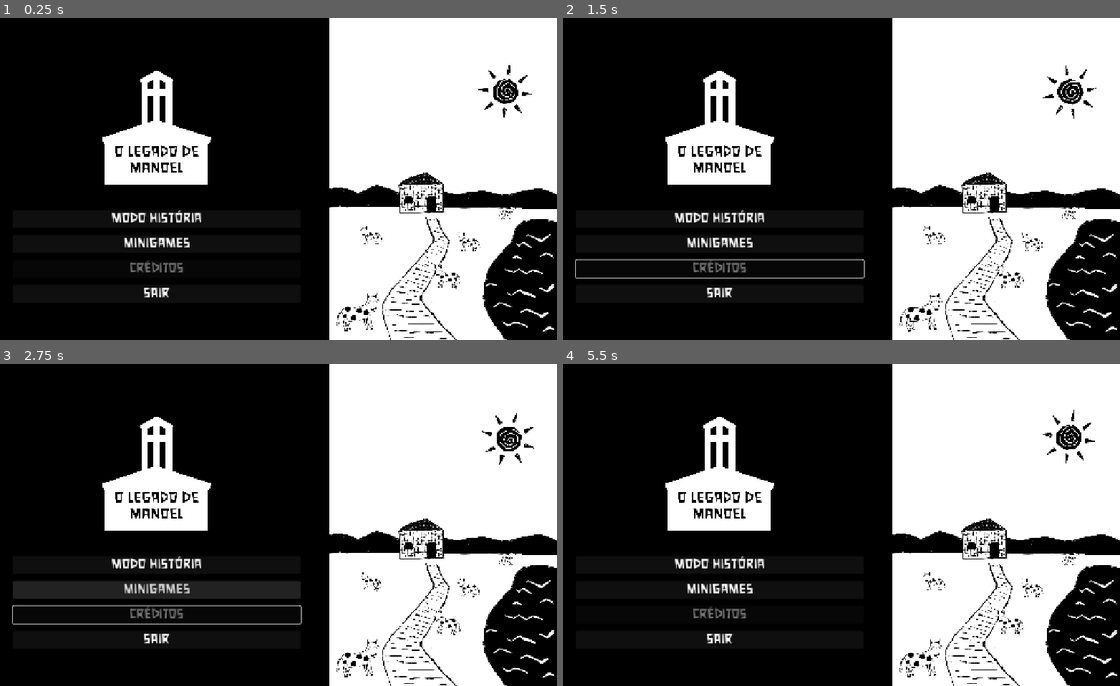
Above: before the commit, frames 1-4 (two rows, left to right).
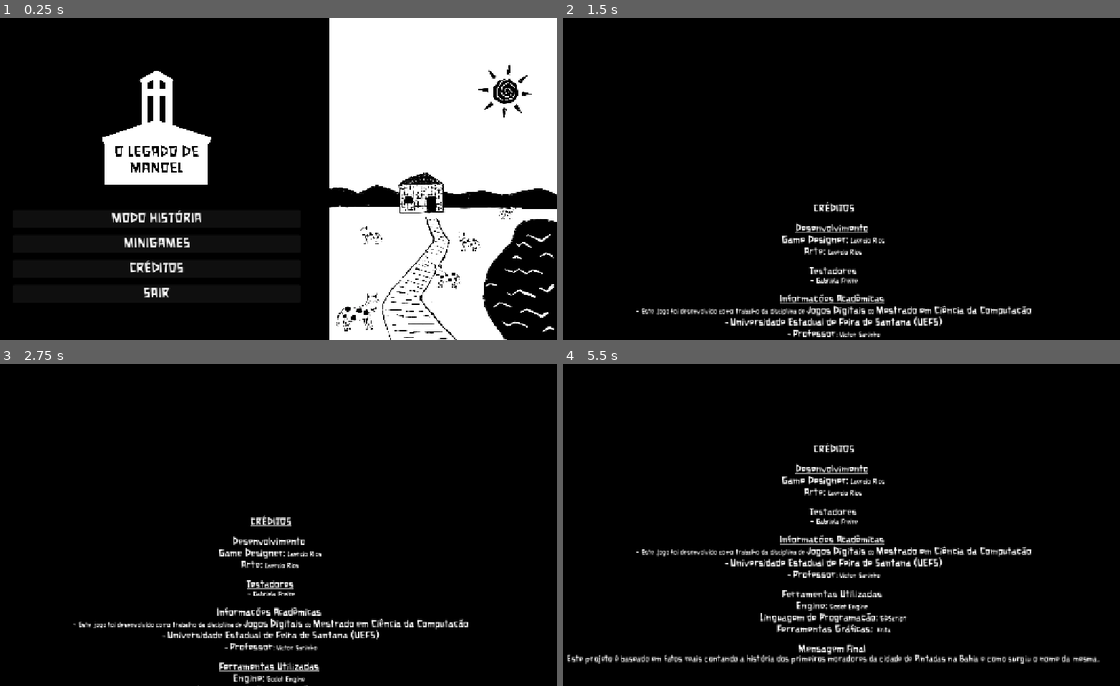
Above: after the commit, the same moments.

Repository: LaercioSR/the-legacy-of-manoel
Game: Godot game, scene res://scenes/ui/menus/main.tscn
Two runs of this game, one before a commit and one after it. Both use one fixed random seed, a clock stepped at 60 frames per second and the inputs below.
Inputs (mouse positions are in pixels of both pictures, inside the frame that each line leads up to):
- Up to frame 1 (0.25 s): no input
- Up to frame 2 (1.5 s): click (718, 269) at 0.5 s, where only the run after the commit has a clickable "CRÉDITOS"; tap Enter (ui_accept) at 1.25 s; move the mouse to (958, 162) at 1.27 s; hold Right (ui_right) from 1.28 s (still down); click (958, 162) at 1.42 s
- Up to frame 3 (2.75 s): tap Enter (ui_accept) at 1.52 s; release Right (ui_right) at 2 s; drag from (155, 541) to (239, 589) at 2.02 s
- Up to frame 4 (5.5 s): move the mouse to (891, 454) at 2.77 s; hold Right (ui_right) 2.78-3.5 s; drag from (802, 589) to (663, 476) at 3.52 s; move the mouse to (1003, 573) at 4.27 s; hold Left (ui_left) 4.28-5 s; tap Enter (ui_accept) at 4.52 s; click (585, 402) at 5.02 s

The runs differ from the first frame. In frame 1, 0.2% of the frame differs, in the area x 23-34%, y 75-80%; in frame 2, 42%; in frame 3, 44%, in the area x 2-100%, y 0-100%; in frame 4, 44%.

Commit message:
feat: add credits screen

Diff:
--- /dev/null
+++ b/scenes/ui/credits/credits.tscn
@@ -0,0 +1,142 @@
+[gd_scene load_steps=7 format=3 uid="uid://cedogm4d4g8g6"]
+
+[ext_resource type="Script" uid="uid://2s4j8pb08b1m" path="res://scripts/ui/credits.gd" id="1_20nbd"]
+[ext_resource type="FontFile" uid="uid://cebmf2t670e83" path="res://assets/fonts/xilosa.ttf" id="2_842xf"]
+[ext_resource type="Texture2D" uid="uid://u2u7ru6sj5wb" path="res://assets/textures/godot-logo.webp" id="3_4eyuy"]
+[ext_resource type="Texture2D" uid="uid://dqylchbfkw3xx" path="res://assets/textures/uefs-logo.webp" id="3_842xf"]
+[ext_resource type="Texture2D" uid="uid://cf14g8ikaonyn" path="res://assets/textures/lr-logo.webp" id="5_3txeh"]
+
+[sub_resource type="StyleBoxFlat" id="StyleBoxFlat_s6w7n"]
+bg_color = Color(0, 0, 0, 1)
+
+[node name="CreditsScreen" type="ScrollContainer" node_paths=PackedStringArray("textNode")]
+anchors_preset = 15
+anchor_right = 1.0
+anchor_bottom = 1.0
+grow_horizontal = 2
+grow_vertical = 2
+theme_override_styles/panel = SubResource("StyleBoxFlat_s6w7n")
+horizontal_scroll_mode = 0
+vertical_scroll_mode = 3
+script = ExtResource("1_20nbd")
+textNode = NodePath("Margin/VBoxContainer")
+credits_time = 45.0
+
+[node name="Margin" type="MarginContainer" parent="."]
+layout_mode = 2
+size_flags_horizontal = 3
+size_flags_vertical = 3
+
+[node name="VBoxContainer" type="VBoxContainer" parent="Margin"]
+layout_mode = 2
+theme_override_constants/separation = 64
+alignment = 1
+
+[node name="RichTextLabel" type="RichTextLabel" parent="Margin/VBoxContainer"]
+layout_mode = 2
+theme_override_fonts/normal_font = ExtResource("2_842xf")
+theme_override_fonts/italics_font = ExtResource("2_842xf")
+theme_override_fonts/bold_italics_font = ExtResource("2_842xf")
+theme_override_fonts/bold_font = ExtResource("2_842xf")
+theme_override_font_sizes/italics_font_size = 20
+theme_override_font_sizes/normal_font_size = 16
+theme_override_font_sizes/bold_font_size = 24
+bbcode_enabled = true
+text = "[center]
+[b][u]CRÉDITOS[/u][/b]
+
+[b][u]Desenvolvimento[/u][/b]
+[b]Game Designer:[/b] Laercio Rios
+[b]Arte:[/b] Laercio Rios
+
+[b][u]Testadores[/u][/b]
+- Gabriela Freire
+
+[b][u]Informações Acadêmicas[/u][/b]
+- Este jogo foi desenvolvido como trabalho da disciplina de [b]Jogos Digitais[/b] do [b]Mestrado em Ciência da Computação[/b]
+- [b]Universidade Estadual de Feira de Santana (UEFS)[/b]
+- [b]Professor[/b]: Victor Sarinho
+
+[b][u]Ferramentas Utilizadas[/u][/b]
+[b]Engine:[/b] Godot Engine
+[b]Linguagem de Programação:[/b] GDScript
+[b]Ferramentas Gráficas:[/b]  Krita
+
+[b][u]Mensagem Final[/u][/b]
+[i]Este projeto é baseado em fatos reais contando a história dos primeiros moradores da cidade de Pintadas na Bahia e como surgiu o nome da mesma.[/i]
+
+[/center]"
+fit_content = true
+
+[node name="Godot" type="VBoxContainer" parent="Margin/VBoxContainer"]
+custom_minimum_size = Vector2(0, 500)
+layout_mode = 2
+alignment = 1
+
+[node name="Label" type="Label" parent="Margin/VBoxContainer/Godot"]
+layout_mode = 2
+theme_override_fonts/font = ExtResource("2_842xf")
+theme_override_font_sizes/font_size = 64
+text = "DESENVOLVIDO NO:"
+horizontal_alignment = 1
+
+[node name="TextureRect" type="TextureRect" parent="Margin/VBoxContainer/Godot"]
+custom_minimum_size = Vector2(250, 250)
+layout_mode = 2
+texture = ExtResource("3_4eyuy")
+expand_mode = 1
+stretch_mode = 5
+
+[node name="Label2" type="Label" parent="Margin/VBoxContainer/Godot"]
+layout_mode = 2
+theme_override_fonts/font = ExtResource("2_842xf")
+theme_override_font_sizes/font_size = 96
+text = "GODOT ENGINE"
+horizontal_alignment = 1
+
+[node name="UEFS" type="VBoxContainer" parent="Margin/VBoxContainer"]
+custom_minimum_size = Vector2(500, 0)
+layout_mode = 2
+alignment = 1
+
+[node name="TextureRect" type="TextureRect" parent="Margin/VBoxContainer/UEFS"]
+custom_minimum_size = Vector2(360, 360)
+layout_mode = 2
+texture = ExtResource("3_842xf")
+expand_mode = 1
+stretch_mode = 5
+
+[node name="Label2" type="Label" parent="Margin/VBoxContainer/UEFS"]
+layout_mode = 2
+theme_override_fonts/font = ExtResource("2_842xf")
+theme_override_font_sizes/font_size = 96
+text = "UEFS"
+horizontal_alignment = 1
+
+[node name="LR" type="VBoxContainer" parent="Margin/VBoxContainer"]
+custom_minimum_size = Vector2(500, 0)
+layout_mode = 2
+alignment = 1
+
+[node name="TextureRect2" type="TextureRect" parent="Margin/VBoxContainer/LR"]
+custom_minimum_size = Vector2(360, 360)
+layout_mode = 2
+texture = ExtResource("5_3txeh")
+expand_mode = 1
+stretch_mode = 5
+
+[node name="Label2" type="Label" parent="Margin/VBoxContainer/LR"]
+layout_mode = 2
+theme_override_fonts/font = ExtResource("2_842xf")
+theme_override_font_sizes/font_size = 96
+text = "Laercio Rios"
+horizontal_alignment = 1
+
+[node name="Label" type="Label" parent="Margin/VBoxContainer"]
+custom_minimum_size = Vector2(0, 720)
+layout_mode = 2
+theme_override_fonts/font = ExtResource("2_842xf")
+theme_override_font_sizes/font_size = 96
+text = "Muito obrigado por jogar!"
+horizontal_alignment = 1
+vertical_alignment = 1
--- a/scenes/ui/menus/main.tscn
+++ b/scenes/ui/menus/main.tscn
@@ -152,7 +152,6 @@
 
 [node name="btnCredits" parent="HBoxContainer/LeftSide/MarginContainer/VBoxContainer2/VBoxContainer" instance=ExtResource("2_l47go")]
 layout_mode = 2
-disabled = true
 text = "CRÉDITOS"
 script = SubResource("GDScript_fvwao")
 
@@ -244,4 +243,5 @@
 
 [connection signal="pressed" from="HBoxContainer/LeftSide/MarginContainer/VBoxContainer2/VBoxContainer/btnPlay" to="." method="_on_btn_play_pressed"]
 [connection signal="pressed" from="HBoxContainer/LeftSide/MarginContainer/VBoxContainer2/VBoxContainer/btnMinigames" to="." method="_on_btn_minigames_pressed"]
+[connection signal="pressed" from="HBoxContainer/LeftSide/MarginContainer/VBoxContainer2/VBoxContainer/btnCredits" to="." method="_on_btn_credits_pressed"]
 [connection signal="pressed" from="HBoxContainer/LeftSide/MarginContainer/VBoxContainer2/VBoxContainer/btnExit" to="." method="_on_btn_exit_pressed"]
--- a/scripts/game/main.gd
+++ b/scripts/game/main.gd
@@ -8,3 +8,7 @@
 
 func _on_btn_minigames_pressed() -> void:
 	get_tree().change_scene_to_file("res://scenes/ui/menus/minigames.tscn")
+
+
+func _on_btn_credits_pressed() -> void:
+	get_tree().change_scene_to_file("res://scenes/ui/credits/credits.tscn")
--- a/scripts/game/scene_6.gd
+++ b/scripts/game/scene_6.gd
@@ -50,7 +50,7 @@
 	bgTexture = hud.get_node("TextureRect")
 
 func _on_dialog_finished() -> void:
-	get_tree().change_scene_to_file("res://scenes/ui/menus/main.tscn")
+	get_tree().change_scene_to_file("res://scenes/ui/credits/credits.tscn")
 
 func _on_timer_timeout() -> void:
 	time += 1
--- /dev/null
+++ b/scripts/ui/credits.gd
@@ -0,0 +1,32 @@
+extends ScrollContainer
+
+@export var textNode: Control
+@export_range(1,10000,0.1) var credits_time: float = 1
+@export_range(0,10000,0.1) var margin_increment: float = 0
+
+@onready var margin: MarginContainer = $Margin
+
+func _ready() -> void:
+	var tween = create_tween()
+
+	await get_tree().create_timer(0.01).timeout
+
+	var text_box_size = textNode.size.y
+
+	var window_size = DisplayServer.window_get_size().y
+	margin.add_theme_constant_override("margin_top", window_size + margin_increment)
+
+	var scroll_amount : int = ceil(text_box_size * 3/4 + window_size + margin_increment)
+
+	tween.tween_property(
+		self,
+		"scroll_vertical",
+		scroll_amount,
+		credits_time
+	)
+	tween.finished.connect(_credits_completed)
+	tween.play()
+
+func _credits_completed() -> void:
+	await get_tree().create_timer(2.5).timeout
+	get_tree().change_scene_to_file("res://scenes/ui/menus/main.tscn")
Not shown, added: assets/fonts/xilosa.ttf.import
Not shown, added: assets/textures/anastacia_faceset.webp.import
Not shown, added: assets/textures/arrow-hover.webp.import
Not shown, added: assets/textures/arrow.webp.import
Not shown, added: assets/textures/bucket-bg.webp.import
Not shown, added: assets/textures/bucket.webp.import
Not shown, added: assets/textures/cow-black.webp.import
Not shown, added: assets/textures/cow-painted.webp.import
Not shown, added: assets/textures/frence.webp.import
Binary file added: assets/textures/godot-logo.webp
Not shown, added: assets/textures/godot-logo.webp.import
Not shown, added: assets/textures/grass.webp.import
(and 33 more such lines)
